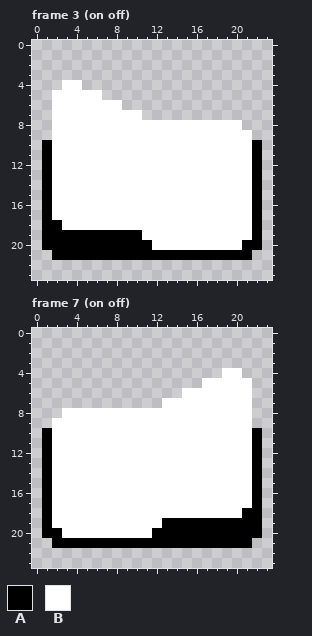
Two versions of one pixel-art file, Assets/Resources/new aseprite/objects/interactives/switch.aseprite. Above is the file before it was changed.
24x24 pixels, 8 frames. Colours within 5 levels of each other are drawn and written as one. Shown: frame 3 (on off), frame 7 (on off). The commit also changed other frames, which this record leaves out.
Visible layers, top first: "...em/white Copy", "...em/em", "toggle/white", "toggle/Flattened", "toggle/base".
Palette (. is transparent): A #000000  B #ffffff
Pixels before, frame 3 (on off), first column x 1:
 4 ..BB..................
 5 .BBBBB................
 6 .BBBBBBB..............
 7 .BBBBBBBBB............
 8 .BBBBBBBBBBBBBBBBBBB..
 9 .BBBBBBBBBBBBBBBBBBBB.
10 ABBBBBBBBBBBBBBBBBBBBA
11 ABBBBBBBBBBBBBBBBBBBBA
12 ABBBBBBBBBBBBBBBBBBBBA
13 ABBBBBBBBBBBBBBBBBBBBA
14 ABBBBBBBBBBBBBBBBBBBBA
15 ABBBBBBBBBBBBBBBBBBBBA
16 ABBBBBBBBBBBBBBBBBBBBA
17 ABBBBBBBBBBBBBBBBBBBBA
18 AABBBBBBBBBBBBBBBBBBBA
19 AAAAAAAAAABBBBBBBBBBBA
20 AAAAAAAAAAABBBBBBBBBAA
21 .AAAAAAAAAAAAAAAAAAAA.
Pixels before, frame 7 (on off), first column x 1:
 4 ..................BB..
 5 ................BBBBB.
 6 ..............BBBBBBB.
 7 ............BBBBBBBBB.
 8 ..BBBBBBBBBBBBBBBBBBB.
 9 .BBBBBBBBBBBBBBBBBBBB.
10 ABBBBBBBBBBBBBBBBBBBBA
11 ABBBBBBBBBBBBBBBBBBBBA
12 ABBBBBBBBBBBBBBBBBBBBA
13 ABBBBBBBBBBBBBBBBBBBBA
14 ABBBBBBBBBBBBBBBBBBBBA
15 ABBBBBBBBBBBBBBBBBBBBA
16 ABBBBBBBBBBBBBBBBBBBBA
17 ABBBBBBBBBBBBBBBBBBBBA
18 ABBBBBBBBBBBBBBBBBBBAA
19 ABBBBBBBBBBBAAAAAAAAAA
20 AABBBBBBBBBAAAAAAAAAAA
21 .AAAAAAAAAAAAAAAAAAAA.
Once edited:
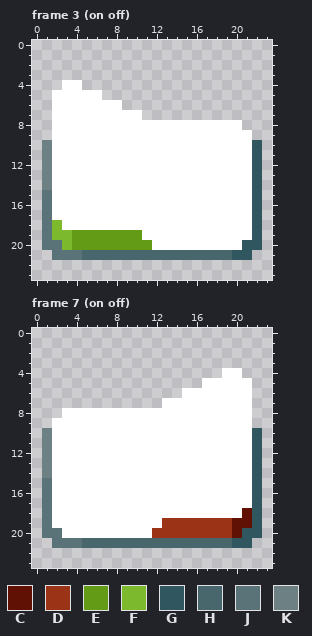
Colours new in this view: C #611104  D #9b3417  E #639b17  F #7db92c  G #30575f  H #48676d  J #5a7378  K #6d8185
Changes in this commit:
layer "...em/em" now hidden
Changed rows in their new state; - is an unchanged pixel.
Frame 3 (on off):
first column x 1:
10 K--------------------G
11 K--------------------G
12 K--------------------G
13 K--------------------G
14 K--------------------G
15 J--------------------G
16 J--------------------G
17 J--------------------G
18 JF-------------------G
19 JFFEEEEEEE-----------G
20 JJFEEEEEEEE---------GG
21 -JJJHHHHHHHHHHHHHHHGG-
Frame 7 (on off):
first column x 1:
10 K--------------------G
11 K--------------------G
12 K--------------------G
13 K--------------------G
14 K--------------------G
15 J--------------------G
16 J--------------------G
17 J--------------------G
18 J-------------------CG
19 J-----------DDDDDDDCCG
20 JJ---------DDDDDDDDCGG
21 -JJJHHHHHHHHHHHHHHHGG-
Changed places in both pictures, as pixel boxes (x1, y1, x2, y2):
changed: (42, 140, 262, 260)
changed: (42, 428, 262, 548)
